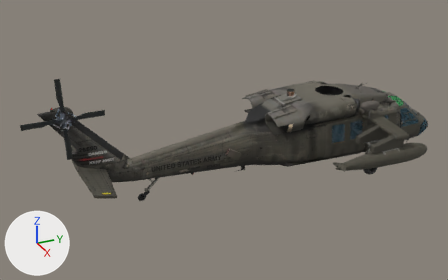
A saved change to the OBJ model Models/heli.obj.
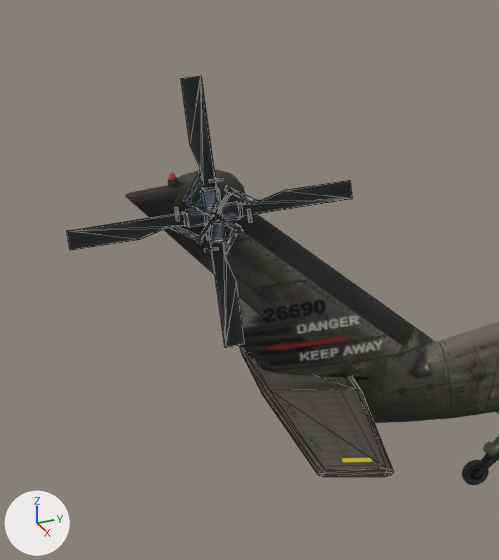
The first picture shows the older version from a 50 mm lens placed at (19.41, -13.32, 10.08), pointed at (-0.11, -4.53, 0.32). The close-ups show both versions on the part from 0% to 33% of the width and 20% to 80% of the height of that picture. Lighting does not change. The marker at lower left points along +X, +Y and +Z. The close-ups show mesh edges as thin lines. Where no turn or scale is listed for an object, it has been applied to the vertices.

Before the edit, the objects in view are built like this:
```python
me_elevator = bpy.data.meshes.new('elevator')
me_elevator.from_pydata(...)  # 44 vertices, 84 faces; spans x -2.23..2.26, y -10.18..-9.16, z 0.13..0.41
me_elevator.materials.append(mat_material__25)  # picture img_fuselage_jpg
me_fuselage = bpy.data.meshes.new('fuselage')
me_fuselage.from_pydata(...)  # 15548 vertices, 28892 faces; spans x -3.4..3.4, y -11.2..4.9, z -1.3..2.7
me_fuselage.materials.append(mat_material__25)  # picture img_fuselage_jpg
me_fuselage.materials.append(mat_material__26)  # dark cyan #3d697a
me_fuselage.materials.append(mat_material__36)  # green #3db266
me_fuselage.materials.append(mat_material__28)  # picture img_panel_jpg
me_fuselage.materials.append(mat_material__29)  # picture img_pal_jpg
me_fuselage.materials.append(mat_material__30)  # grey #9f988c
me_fuselage.materials.append(mat_material__37)  # red #d43838
me_fuselage.materials.append(mat_material__33)  # white #ffffff
me_fuselage.materials.append(mat_material__34)  # grey #777777
me_rear_rotor = bpy.data.meshes.new('rear_rotor')
me_rear_rotor.from_pydata(...)  # 202 vertices, 312 faces; spans x 0.09..0.52, y -11.78..-9.07, z 0.97..3.66
me_rear_rotor.materials.append(mat_material__29)  # picture img_pal_jpg
ob_elevator = bpy.data.objects.new('elevator', me_elevator)
ob_elevator.location = (0.0, 0.0, 0.0)
ob_fuselage = bpy.data.objects.new('fuselage', me_fuselage)
ob_fuselage.location = (0.0, 0.0, 0.0)
ob_rear_rotor = bpy.data.objects.new('rear_rotor', me_rear_rotor)
ob_rear_rotor.location = (0.0, 0.0, 0.0)
```
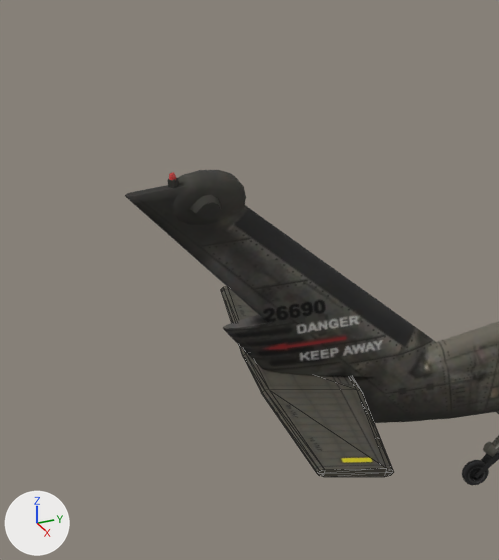
Changed parts and their boxes (x1, y1, x2, y2) in the close-ups (499 x 560 px):
'rear_rotor', deleted
    before: (67, 76, 352, 348)

The change, as a list of edits to the scene's bpy script:
```text
Remove ob_rear_rotor:
    ob_rear_rotor = bpy.data.objects.new('rear_rotor', me_rear_rotor)
    ob_rear_rotor.location = (0.0, 0.0, 0.0)
```
